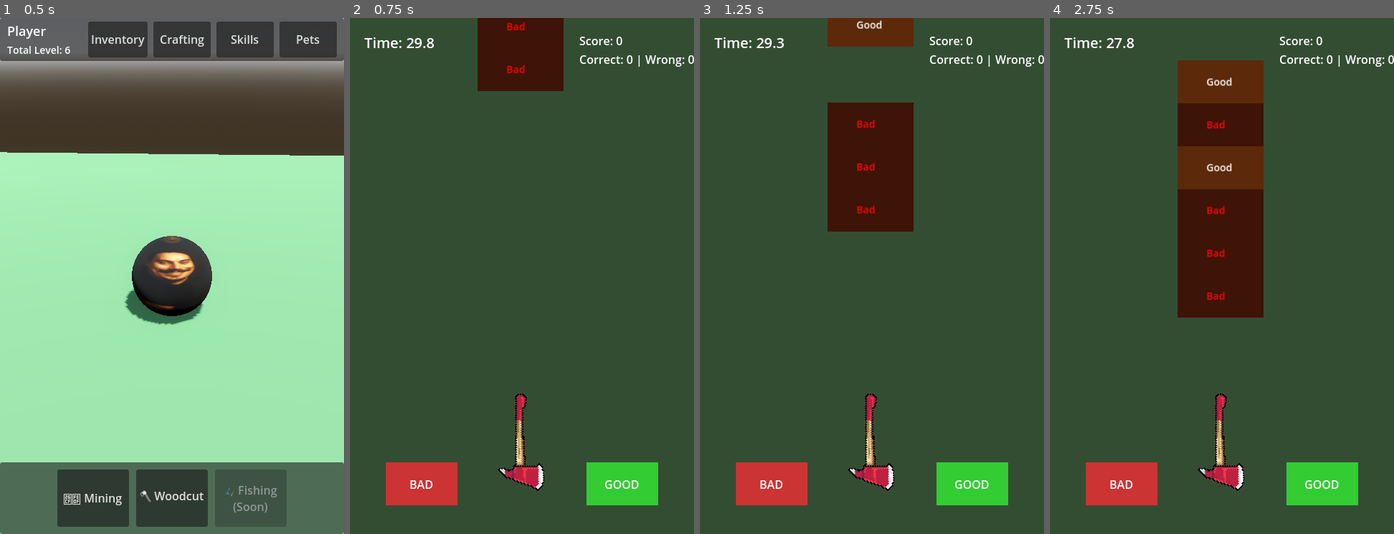
Above: before the commit, frames 1-4 (left to right).
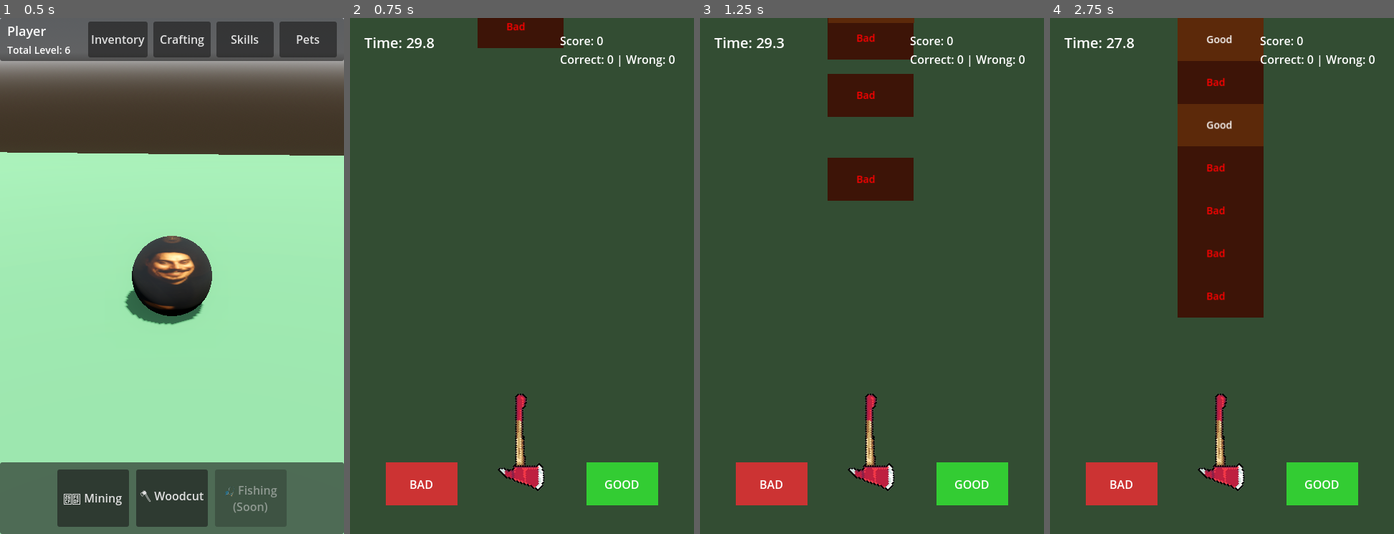
Above: after the commit, the same moments.

Repository: wilfredofloreswork-tech/WorldCraft
Game: Godot game, scene res://scenes/main_hub.tscn
Two runs of this game, one before a commit and one after it. Both use one fixed random seed, a clock stepped at 60 frames per second and the inputs below.
Inputs (mouse positions are in pixels of both pictures, inside the frame that each line leads up to):
- Up to frame 1 (0.5 s): no input
- Up to frame 2 (0.75 s): click "🪓 Woodcut" at 0.5 s
- Up to frame 3 (1.25 s): no input
- Up to frame 4 (2.75 s): tap Enter (ui_accept) at 1.25, 1.52 s; move the mouse to (1297, 250) at 1.27 s; tap E (craft_button) at 1.35 s; click (1297, 250) at 1.42 s; drag from (1153, 301) to (1204, 379) at 2.02 s

Frame 1 is identical in both runs. In frame 2, 2.6% of the frame differs, in the area x 37-100%, y 3-15%; in frame 3, 7.2%; in frame 4, 8.7%, in the area x 37-100%, y 0-55%.

Commit message:
further improved wc
wc in its final state for now until revisit for polishing

Diff:
--- a/scenes/axe.gd
+++ b/scenes/axe.gd
@@ -3,6 +3,7 @@
 
 @onready var axe_head = $AxeHead if has_node("AxeHead") else null
 @onready var handle_point = $Handlepoint if has_node("Handlepoint") else null
+@onready var pin_joint = $axepivotpoint if has_node("axepivotpoint") else null
 
 var dragging := false
 var drag_offset := Vector2.ZERO
@@ -14,19 +15,29 @@
 	if not handle_point:
 		print("ERROR: Handlepoint node not found!")
 		return
+	if not pin_joint:
+		print("ERROR: PinJoint not found!")
+		return
 
 	print("Axe ready - drag the head to swing!")
+
+	# FIX: Set pin joint position to the handle point location
+	pin_joint.position = handle_point.position
+	print("PinJoint position set to: " + str(pin_joint.position))
 
 	# Unfreeze the axe head so it can move
 	axe_head.freeze = false
 
 	# Set up physics properties for smooth swinging
-	axe_head.angular_damp = 2.0  # Some air resistance
-	axe_head.linear_damp = 1.0
-	axe_head.mass = 1.0
+	axe_head.angular_damp = 4.0  # Some air resistance
+	axe_head.linear_damp = 4.0
+	axe_head.mass = 6.0
 
 	# Make sure handle point is frozen (it's the anchor)
 	handle_point.freeze = true
+
+	print("AxeHead position: " + str(axe_head.position))
+	print("Handlepoint position: " + str(handle_point.position))
 
 func _physics_process(delta):
 	if not axe_head:
@@ -38,15 +49,8 @@
 		var direction = mouse_pos - axe_head.global_position
 
 		# Apply strong force to move head toward mouse
-		var force_strength = 15000.0
+		var force_strength = 25000.0
 		axe_head.apply_central_force(direction * force_strength * delta)
-
-		# Apply torque for rotation
-		var to_mouse = mouse_pos - handle_point.global_position
-		var angle_to_mouse = to_mouse.angle()
-		var current_angle = (axe_head.global_position - handle_point.global_position).angle()
-		var angle_diff = wrapf(angle_to_mouse - current_angle, -PI, PI)
-		axe_head.apply_torque(angle_diff * 100000.0 * delta)
 
 func _input(event):
 	if not axe_head:
@@ -62,14 +66,9 @@
 
 				if distance < 100:  # Within 100 pixels of head
 					dragging = true
-					drag_offset = mouse_pos - axe_head.global_position
-					print("Grabbed axe! Position: " + str(axe_head.global_position))
+					print("Grabbed axe! Head at: " + str(axe_head.global_position))
 			else:
 				if dragging:
 					# Release with momentum
 					dragging = false
 					print("Released axe!")
-
-#	elif event is InputEventMouseMotion and dragging:
-		# Debug: print mouse position while dragging
-		# print("Dragging to: " + str(get_global_mouse_position()))
--- a/scenes/log.tscn
+++ b/scenes/log.tscn
@@ -11,6 +11,7 @@
 collision_layer = 4
 collision_mask = 30
 physics_material_override = SubResource("PhysicsMaterial_spugk")
+gravity_scale = 3.0
 lock_rotation = true
 contact_monitor = true
 max_contacts_reported = 8
--- a/scenes/woodcutting_mini.tscn
+++ b/scenes/woodcutting_mini.tscn
@@ -7,15 +7,20 @@
 [sub_resource type="CircleShape2D" id="CircleShape2D_h1anq"]
 
 [sub_resource type="PhysicsMaterial" id="PhysicsMaterial_h1anq"]
-bounce = 1.0
+friction = 0.0
+bounce = 3.0
 
 [sub_resource type="CircleShape2D" id="CircleShape2D_axehead"]
 radius = 34.0588
 
 [sub_resource type="PhysicsMaterial" id="PhysicsMaterial_scdf3"]
+absorbent = true
 
-[sub_resource type="ConcavePolygonShape2D" id="ConcavePolygonShape2D_scdf3"]
-segments = PackedVector2Array(27, -800, 27, -800, 27, 0, 27, -800, 150, 0, 150, -800, 27, 0, 150, 0)
+[sub_resource type="PhysicsMaterial" id="PhysicsMaterial_w7rs2"]
+bounce = 1.0
+
+[sub_resource type="RectangleShape2D" id="RectangleShape2D_ktdxi"]
+size = Vector2(69, 104)
 
 [node name="WoodcuttingMini" type="Node2D"]
 script = ExtResource("1_ogem5")
@@ -95,9 +100,9 @@
 text = "Time: 30.0"
 
 [node name="ScoreLabel" type="Label" parent="UI"]
-offset_left = 320.0
+offset_left = 293.0
 offset_top = 20.0
-offset_right = 460.0
+offset_right = 454.0
 offset_bottom = 80.0
 theme_override_font_sizes/font_size = 16
 text = "Score: 0
@@ -128,7 +133,7 @@
 [node name="AxeHead" type="RigidBody2D" parent="Axe"]
 position = Vector2(1, 35)
 collision_layer = 2
-collision_mask = 8
+collision_mask = 136
 physics_material_override = SubResource("PhysicsMaterial_h1anq")
 gravity_scale = 0.0
 freeze = true
@@ -163,6 +168,21 @@
 angular_damp_mode = 1
 angular_damp = 100.0
 
-[node name="CollisionShape2D" type="CollisionShape2D" parent="RigidBody2D"]
+[node name="CollisionShape2D" type="CollisionPolygon2D" parent="RigidBody2D"]
 position = Vector2(148, 418)
-shape = SubResource("ConcavePolygonShape2D_scdf3")
+build_mode = 1
+polygon = PackedVector2Array(29, -800, 150, -800, 150, 0, 29, 0)
+
+[node name="RigidBody2D2" type="RigidBody2D" parent="."]
+collision_layer = 128
+collision_mask = 2
+mass = 500.0
+physics_material_override = SubResource("PhysicsMaterial_w7rs2")
+gravity_scale = 0.0
+lock_rotation = true
+freeze = true
+freeze_mode = 1
+
+[node name="CollisionShape2D" type="CollisionShape2D" parent="RigidBody2D2"]
+position = Vector2(238, 405)
+shape = SubResource("RectangleShape2D_ktdxi")
--- a/woodcutting_mini.gd
+++ b/woodcutting_mini.gd
@@ -1,5 +1,5 @@
 extends Node2D
-# WoodcuttingMini.gd - Log sorting minigame
+# WoodcuttingMini.gd - logg sorting minigame
 
 # Game state
 var score := 0
@@ -7,7 +7,7 @@
 var wrong_sorts := 0
 var game_active := true
 
-# Log type for this session (set from world map)
+# logg type for this session (set from world map)
 var current_log_type = "oak_log"
 
 # Time settings
@@ -29,10 +29,11 @@
 const LEFT_BASKET_X = 100.0  # Bad logs
 const RIGHT_BASKET_X = 380.0  # Good logs
 
-# Log spawn and stack settings
+# logg spawn and stack settings
 const LOG_SPAWN_X = 240.0  # Center of screen
 const LOG_START_Y = 100.0
 const LOG_SPACING = 65.0  # Closer together like poker chips
+const MAX_LOGS = 9  # Keep 7 logs on screen at all times
 var log_stack = []
 
 func _ready():
@@ -44,19 +45,21 @@
 	# Equipment bonus
 	apply_equipment_bonus()
 
-	# Start spawning logs
+	# Spawn initial logs to fill the stack
+	for i in range(MAX_LOGS):
+		spawn_log()
+		await get_tree().create_timer(0.2).timeout  # Small delay between spawns
+
+	# Start monitoring to maintain logg count
 	spawn_timer.timeout.connect(_on_spawn_timer_timeout)
+	spawn_timer.wait_time = 0.5  # Check twice per second
 	spawn_timer.start()
-
-	# Spawn initial logs
-	for i in range(3):
-		spawn_log()
 
 	update_ui()
 	print("Woodcutting started! Sort logs into correct baskets!")
 
 func set_log_type(log_type: String):
-	"""Call this before starting the minigame to set what log type to cut"""
+	"""Call this before starting the minigame to set what logg type to cut"""
 	current_log_type = log_type
 
 func apply_equipment_bonus():
@@ -105,14 +108,15 @@
 		score_label.text = "Score: %d\nCorrect: %d | Wrong: %d" % [score, correct_sorts, wrong_sorts]
 
 func _on_spawn_timer_timeout():
-	if game_active and log_stack.size() < 6:  # Max 6 logs on screen
+	# Maintain constant logg count - spawn new logg if below MAX_LOGS
+	if game_active and log_stack.size() < MAX_LOGS:
 		spawn_log()
 
 func spawn_log():
 	var new_log = log_scene.instantiate()
 	log_container.add_child(new_log)
 
-	# Determine if good or bad log (50/50 chance for now)
+	# Determine if good or bad logg (50/50 chance for now)
 	var is_good = randf() > 0.5
 	new_log.setup_log(is_good)
 
@@ -125,28 +129,19 @@
 	# Connect signal
 	new_log.log_hit.connect(_on_log_hit)
 
-	print("Spawned " + ("GOOD" if is_good else "BAD") + " log")
-
-func update_log_positions():
-	# Move all logs to their correct stacked positions - INSTANT drop like poker chips
-	for i in range(log_stack.size()):
-		var target_y = LOG_START_Y + (i * LOG_SPACING)
-		var log = log_stack[i]
-
-		# Instant position change - logs drop immediately
-		log.position.y = target_y
-
-func _on_log_hit(log: Node, hit_direction: String):
-	"""Called when axe hits a log with direction info"""
-	print("Log hit! Direction: " + hit_direction + ", Is Good: " + str(log.is_good_log))
+	print("Spawned " + ("GOOD" if is_good else "BAD") + " logg")
+
+func _on_log_hit(logg: Node, hit_direction: String):
+	"""Called when axe hits a logg with direction info"""
+	print("logg hit! Direction: " + hit_direction + ", Is Good: " + str(logg.is_good_log))
 
 	# Check if sorting is correct
 	var correct = false
 
-	if hit_direction == "right" and not log.is_good_log:
+	if hit_direction == "right" and not logg.is_good_log:
 		# Hit right side, sent to left basket (bad logs) - CORRECT
 		correct = true
-	elif hit_direction == "left" and log.is_good_log:
+	elif hit_direction == "left" and logg.is_good_log:
 		# Hit left side, sent to right basket (good logs) - CORRECT
 		correct = true
 
@@ -160,31 +155,31 @@
 		score = max(0, score - 5)  # Don't go negative
 		show_feedback("Wrong! -5", Color.RED)
 
-	# Remove log from stack FIRST
-	log_stack.erase(log)
-
-	# Update remaining log positions IMMEDIATELY (poker chip drop)
-	update_log_positions()
-
-	# Then fly log to basket
-	fly_log_to_basket(log, hit_direction)
+	# Remove logg from stack
+	log_stack.erase(logg)
+
+	# Fly logg to basket (physics already disabled in logg.gd)
+	fly_log_to_basket(logg, hit_direction)
+
+	# Logs will fall naturally due to physics!
+	# New logg will spawn automatically via timer to maintain MAX_LOGS count
 
 	update_ui()
 
-func fly_log_to_basket(log: Node, direction: String):
-	"""Animate log flying to the appropriate basket"""
+func fly_log_to_basket(logg: Node, direction: String):
+	"""Animate logg flying to the appropriate basket"""
 	var target_x = RIGHT_BASKET_X if direction == "left" else LEFT_BASKET_X
 	var target_y = 650.0  # Bottom of screen
 
 	var tween = create_tween()
 	tween.set_parallel(true)
-	tween.tween_property(log, "position:x", target_x, 0.5)
-	tween.tween_property(log, "position:y", target_y, 0.5)
-	tween.tween_property(log, "rotation", randf_range(-PI/4, PI/4), 0.5)
-	tween.tween_property(log, "modulate:a", 0.0, 0.5)
+	tween.tween_property(logg, "position:x", target_x, 0.5)
+	tween.tween_property(logg, "position:y", target_y, 0.5)
+	tween.tween_property(logg, "rotation", randf_range(-PI/4, PI/4), 0.5)
+	tween.tween_property(logg, "modulate:a", 0.0, 0.5)
 
 	await tween.finished
-	log.queue_free()
+	logg.queue_free()
 
 func show_feedback(text: String, color: Color):
 	if not feedback_label:
Not shown: 1 places in scenes/woodcutting_mini.tscn that only renumber resources
